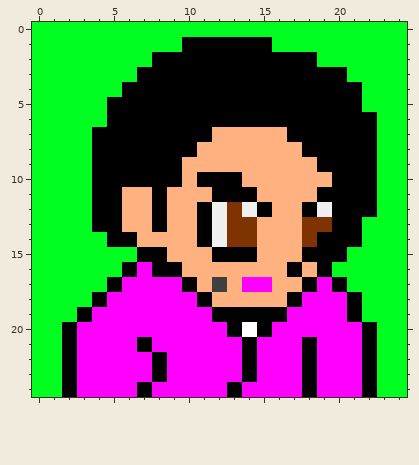
Pixel-art sprite, stored at chars/bru/sprites/portrait.png. Above, as it was before the edit.
The file is 25x25 pixels.
The same view after the edit:
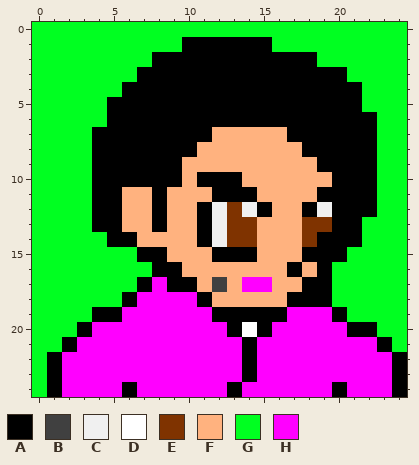
Palette (. is transparent): A #000000  B #404040  C #f0f0f0  D #ffffff  E #7f3300  F #ffb27f  G #00ff21  H #ff00ff
Change:
@@ x 0..24 @@
 15 GGGGGGGAAFFFAAAFFFAAAGGGG
-16 GGGGGGAHAAFFFFFFFAFAGGGGG
-17 GGGGGAHHHHAFBFHHFFAHAGGGG
-18 GGGGAHHHHHHAFFFFFAHHHAGGG
-19 GGGAHHHHHHHHAAAAAHHHHAGGG
-20 GGAHHHHHHHHHHADAHHHHHHAGG
-21 GGAHHHHAHHHHHHAHHHAHHHAGG
-22 GGAHHHHHAHHHHHAHHHAHHHAGG
-23 GGAHHHHHAHHHHHAHHHAHHHAGG
-24 GGAHHHHAHHHHHAHHHHAHHHAGG
+16 GGGGGGGGAAFFFFFFFAFAGGGGG
+17 GGGGGGGAHAAFBFHHFFAAGGGGG
+18 GGGGGGAHHHHAFFFFFAAAGGGGG
+19 GGGGAAHHHHHHAAAAAHHHAGGGG
+20 GGGAHHHHHHHHHADAHHHHHAAGG
+21 GGAHHHHHHHHHHHAHHHHHHHHAG
+22 GAHHHHHHHHHHHHAHHHHHHHHHA
+23 GAHHHHHHHHHHHHAHHHHHHHHHA
+24 GAHHHHAHHHHHHAHHHHHHAHHHA
